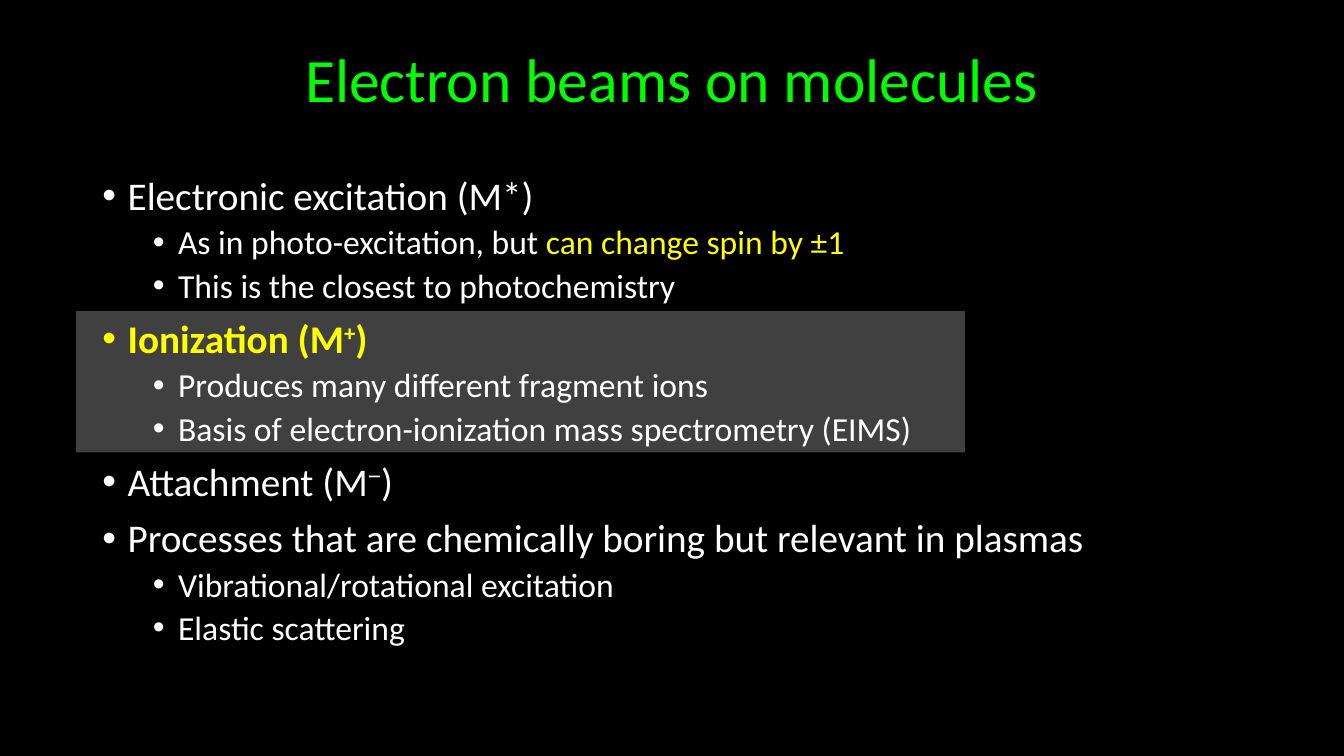
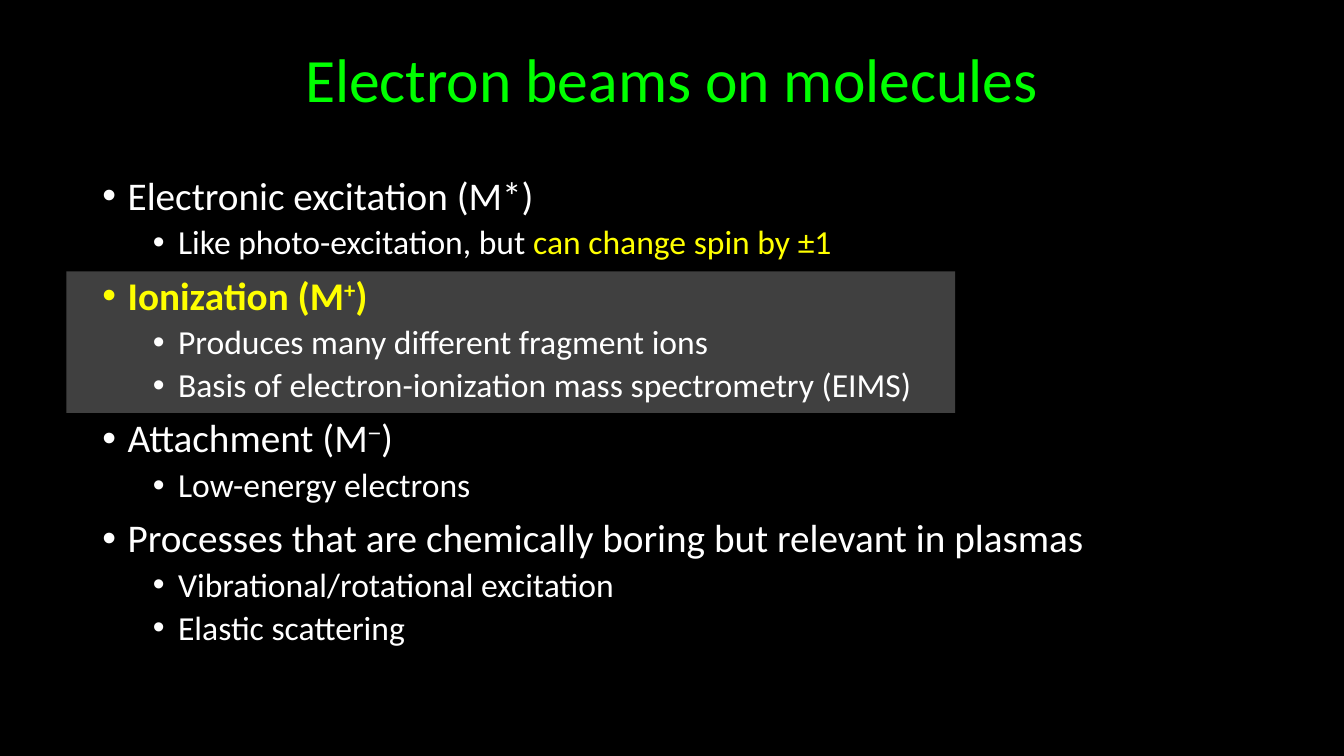
Before and after one commit to kkinist/ACS_Boston_2018, a slide deck: slide 9 of ACS_Boston_2018_Irikura.pptx. Drawn at 1344x756 pixels with LibreOffice and Linux fonts; fonts in the diff are those of the drawing. Boxes give left, top, right and bottom in pixels: in the first picture for what was removed or moved away, otherwise in the second. Text is boxed around its words. In the diff, an @@ line names an element or a change of style, - is before the commit and + after.

```diff
--- a/ACS_Boston_2018_Irikura.pptx
+++ b/ACS_Boston_2018_Irikura.pptx
@@ text at box(178, 230, 832, 260): text changed @@
-  • As in photo-excitation, but can change spin by ±1
-  • This is the closest to photochemistry
+  • Like photo-excitation, but can change spin by ±1
@@ rectangle: place and size @@
-rectangle at box(77, 312, 966, 453)
+rectangle at box(67, 271, 956, 412)
@@ text at box(178, 473, 470, 503): paragraph added @@
+  • Low-energy electrons
```
Also in this commit, not shown: 11 other slides changed, 1 other file.
